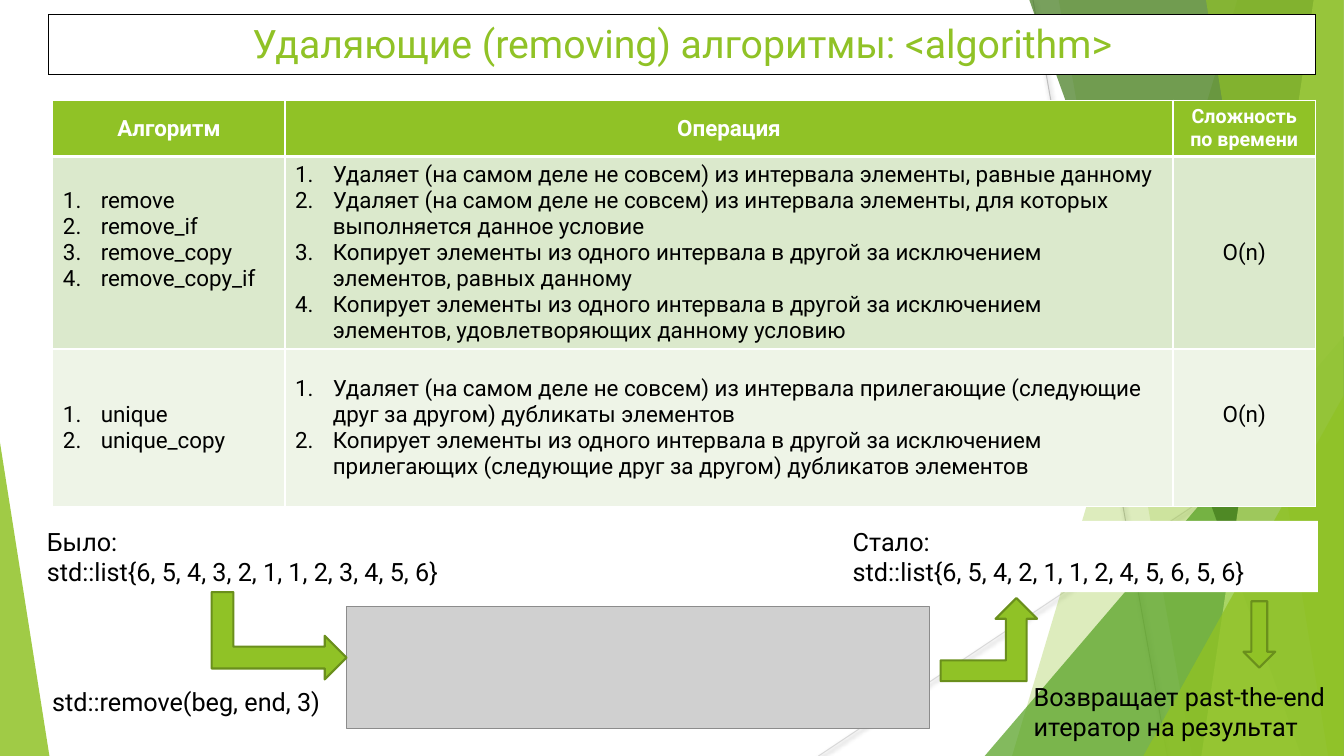
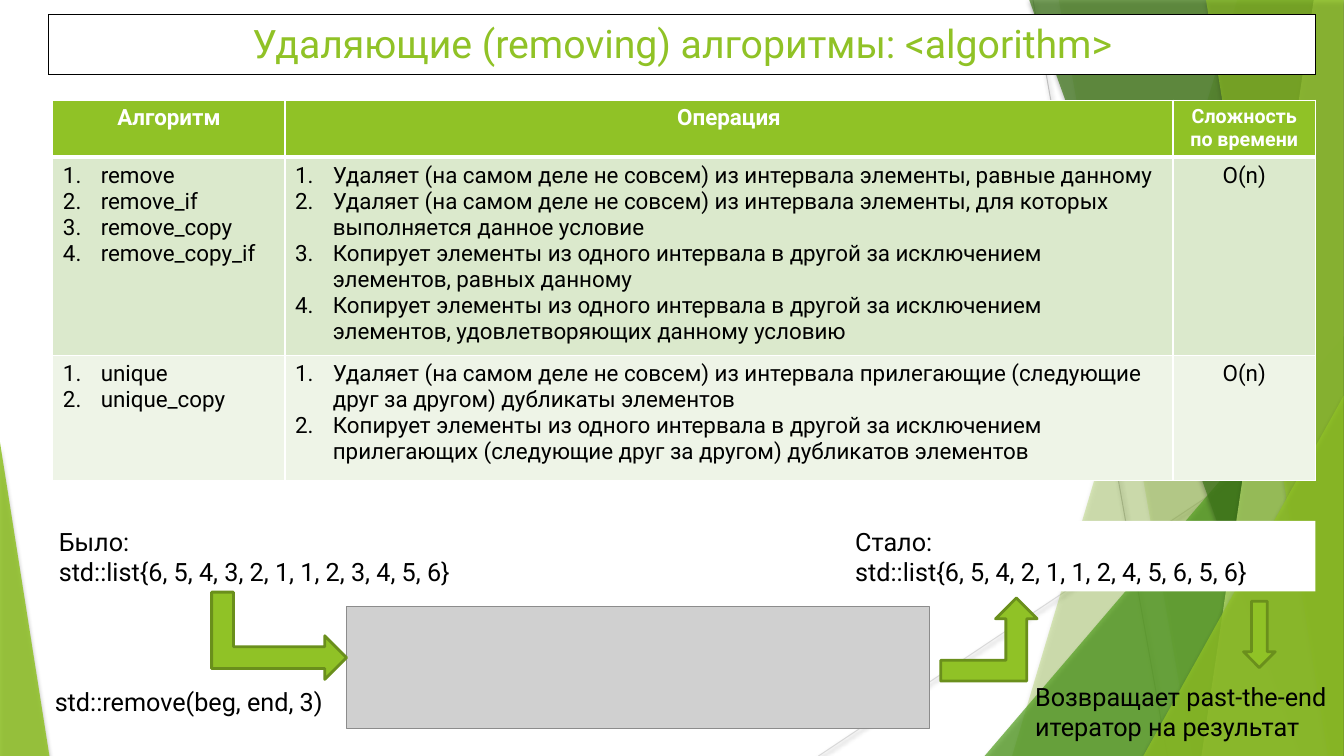
Before and after one commit to WhiteCatStudies/lectures, a slide deck: slide 14 of pt2/lectures/lecture6/lecture6.pptx. Drawn at 1344x756 pixels with LibreOffice and Linux fonts; fonts in the diff are those of the drawing; grey boxes stand for pictures. Boxes give left, top, right and bottom in pixels: in the first picture for what was removed or moved away, otherwise in the second. Text is boxed around its words. In the diff, an @@ line names an element or a change of style, - is before the commit and + after.

```diff
--- a/pt2/lectures/lecture6/lecture6.pptx
+++ b/pt2/lectures/lecture6/lecture6.pptx
@@ line (1033, 0) - (1168, 756): stroke #BFBFBF 0.75 pt to #BFBFBF 0.74 pt @@
@@ freeform shape at box(1059, 0, 1344, 756): shadow on; outline redrawn @@
@@ table at box(52, 100, 1315, 473) @@
@@ fill #DBE9CD to #DBE9CC in row 2 @@
@@ fill #EEF4E8 to #EEF4E7 in row 3 @@
@@ indent changed @@
@@ borders changed @@
@@ line (1344, 406) - (819, 756): stroke #D9D9D9 0.75 pt to #D9D9D9 0.74 pt @@
@@ shadow on in 7 elements at box(1012, 0, 1344, 756), box(985, 336, 1344, 756), box(1029, 0, 1344, 756), box(1202, 0, 1344, 756), box(1206, 0, 1344, 756), box(1143, 396, 1344, 756), box(0, 443, 49, 756) @@
@@ text "Было:": place and size @@
-text "Было:" at box(47, 533, 438, 586)
+text "Было:" at box(59, 533, 450, 586)
@@ bent up arrow at box(941, 598, 1037, 681): outline #6B901C 1.5 pt to #6B901C 2 pt @@
@@ down arrow at box(1244, 602, 1275, 668): outline #6B901C 1.5 pt to #6B901C 2 pt @@
```
Also in this commit, not shown: 18 other slides changed, 2 other files.
